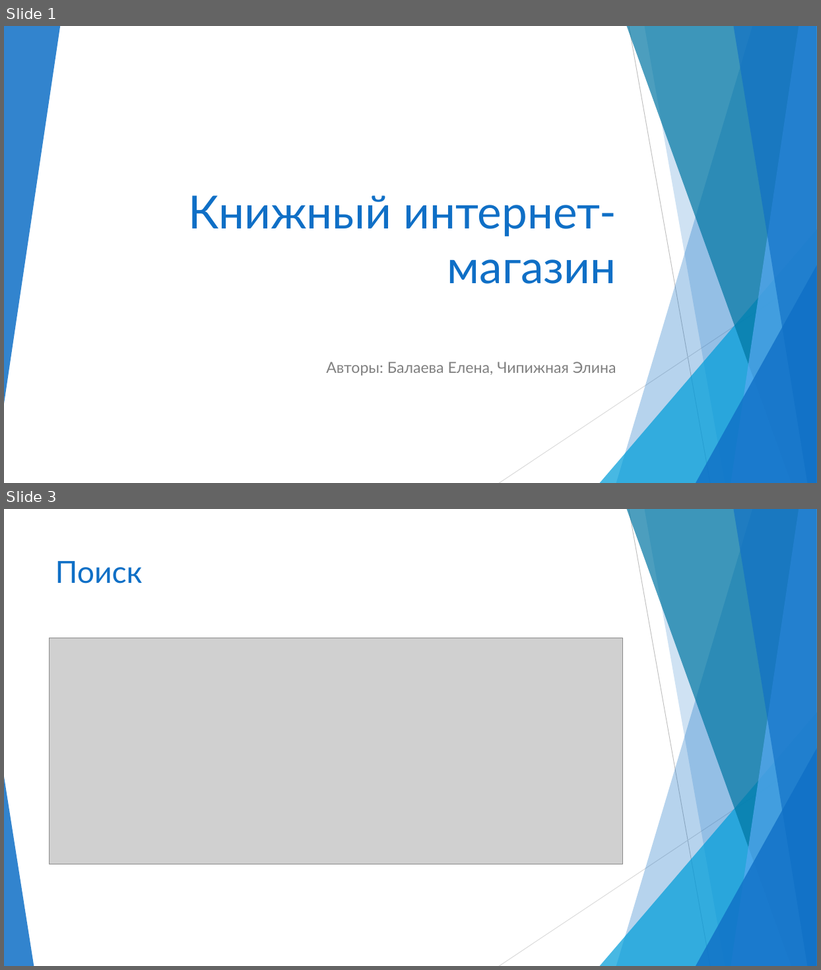
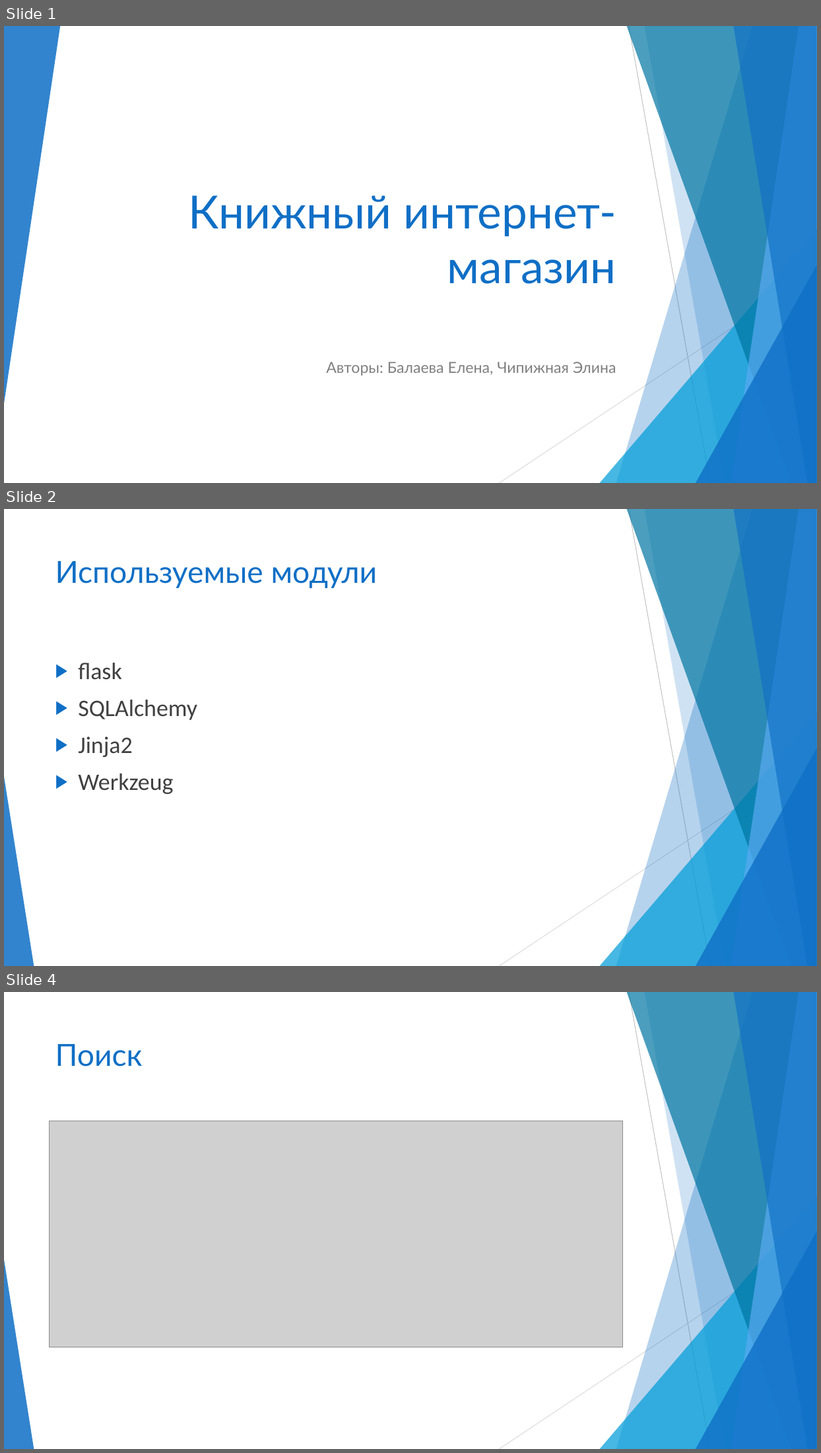
Before and after one commit to Kote5615/flask, a slide deck: flask_project_docx/bookshop.pptx. Shown one above the other, each under a label of ours: slides 1 and 3 before the commit, slides 1, 2 and 4 after it; the slides between them are not shown. The pictures are 821x970 and 821x1453 pixels, drawn with LibreOffice and Linux fonts; fonts in the diff are those of the drawing; grey boxes stand for pictures. Boxes give left, top, right and bottom in pixels: in the first picture for what was removed or moved away, otherwise in the second. Text is boxed around its words. In the diff, an @@ line names an element or a change of style, - is before the commit and + after.

```diff
--- a/flask_project_docx/bookshop.pptx
+++ b/flask_project_docx/bookshop.pptx
@@ slide 2 added at (x1=4, y1=509, x2=817, y2=966), background #FFFFFF; not listed: 10 template elements that a slide beside it also shows @@
@@ title added at (x1=55, y1=561, x2=378, y2=588), 36 pt, text #0F6FC6 @@
+Используемые модули
@@ text added at (x1=78, y1=663, x2=197, y2=794), 28 pt, text #404040 @@
+▶ flask
+▶ SQLAlchemy
+▶ Jinja2
+▶ Werkzeug
@@ what was slide 3 is now slide 4 @@
```
Also in this commit, not shown: 4 slides changed, 11 other slides added, 1 slide removed.
